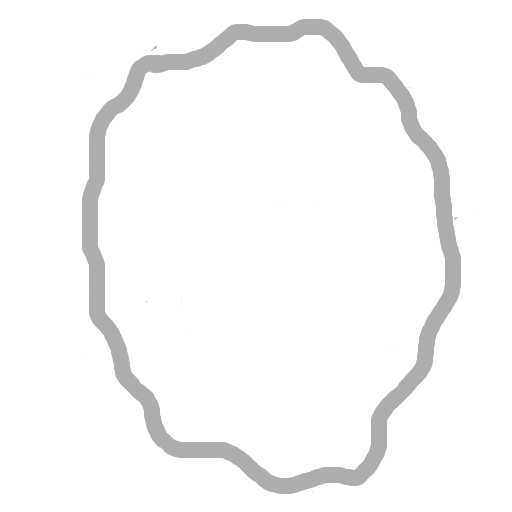
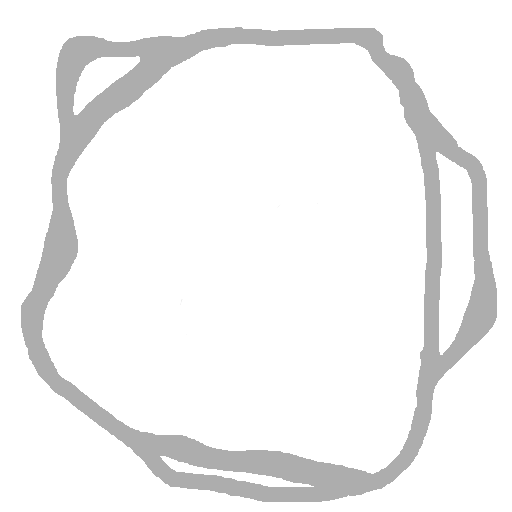
Layered file, before and after one edit (w=512, h=512). Changes by layer:
added layer "Layer #1" above "Layer" over box(21, 27, 497, 502)
hid "Layer" over box(82, 19, 461, 494)
painted on "WeaknessDraft.png copy" over box(35, 36, 490, 496)
